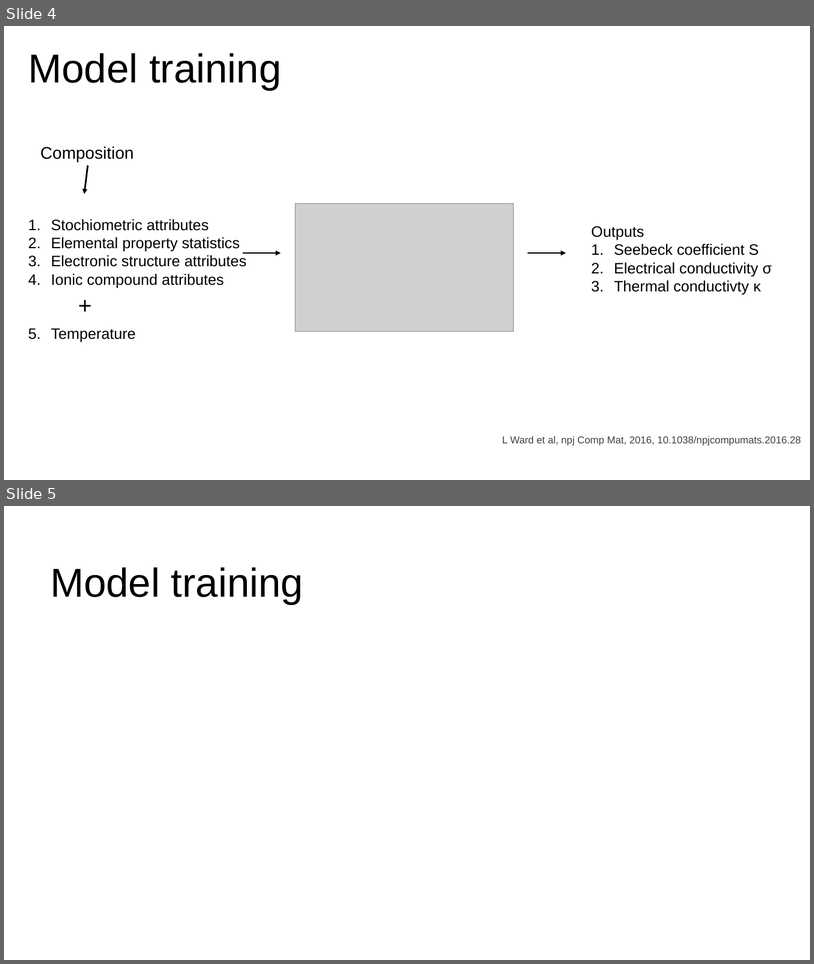
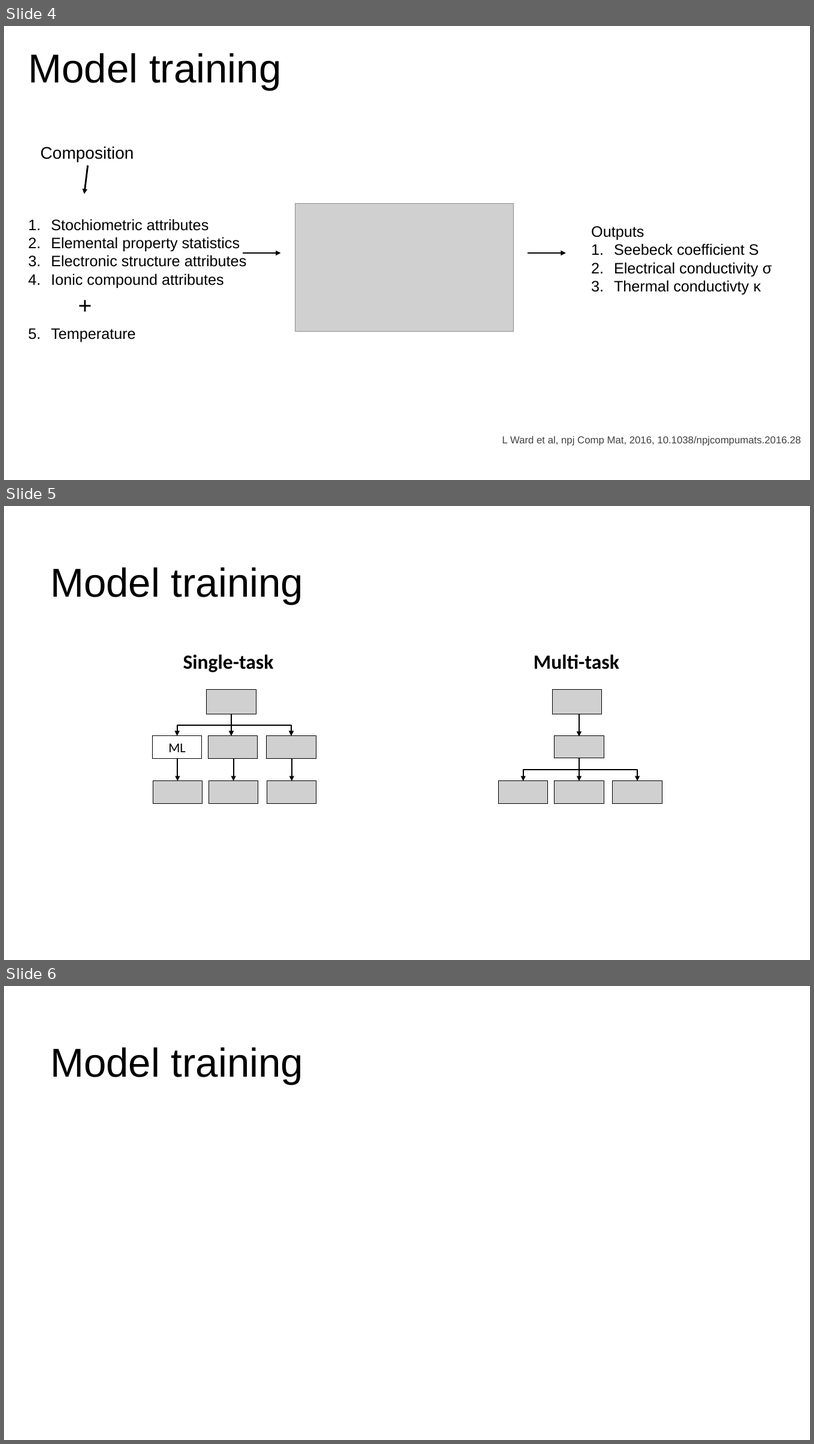
Before and after one commit to andrelowky/KRICT-ChemDX-Hackathon, a slide deck: KRICT hackathon.pptx. Shown one above the other, each under a label of ours: slides 4 and 5 before the commit, slides 4, 5 and 6 after it. The pictures are 814x964 and 814x1444 pixels, drawn with LibreOffice and Linux fonts; fonts in the diff are those of the drawing; grey boxes stand for pictures; background and template pictures are left out. Boxes give left, top, right and bottom in pixels: in the first picture for what was removed or moved away, otherwise in the second. Text is boxed around its words. In the diff, an @@ line names an element or a change of style, - is before the commit and + after.

```diff
--- a/KRICT hackathon.pptx
+++ b/KRICT hackathon.pptx
@@ slide 5 added at bbox=[4, 506, 810, 960], background #FFFFFF @@
@@ title added at bbox=[50, 567, 303, 604], 48 pt, text #000000 @@
+Model training
@@ text added at bbox=[183, 654, 274, 672], 24 pt, text #000000, bold @@
+Single-task
@@ text added at bbox=[534, 654, 620, 669], 24 pt, text #000000, bold @@
+Multi-task
@@ picture added at bbox=[207, 690, 256, 714] @@
@@ picture added at bbox=[552, 690, 602, 714] @@
@@ elbow arrow added from (231, 714) to (177, 736), #000000 1.5 pt @@
@@ arrow added from (231, 714) to (231, 736), #000000 1.5 pt @@
@@ elbow arrow added from (231, 714) to (291, 736), #000000 1.5 pt @@
@@ arrow added from (579, 714) to (579, 736), #000000 1.5 pt @@
@@ rectangle added at bbox=[153, 736, 203, 758], outline #000000 0.75 pt, 16 pt, text #000000 @@
+ML
@@ picture added at bbox=[209, 736, 258, 758] @@
@@ picture added at bbox=[267, 736, 316, 758] @@
@@ picture added at bbox=[555, 736, 605, 758] @@
@@ arrow added from (177, 758) to (177, 781), #000000 1.5 pt @@
@@ arrow added from (234, 758) to (234, 781), #000000 1.5 pt @@
@@ arrow added from (292, 758) to (292, 781), #000000 1.5 pt @@
@@ elbow arrow added from (579, 758) to (524, 781), #000000 1.5 pt @@
@@ arrow added from (579, 758) to (579, 781), #000000 1.5 pt @@
@@ elbow arrow added from (579, 758) to (638, 781), #000000 1.5 pt @@
@@ picture added at bbox=[153, 781, 203, 804] @@
@@ picture added at bbox=[209, 781, 258, 804] @@
@@ picture added at bbox=[267, 781, 317, 804] @@
@@ picture added at bbox=[499, 781, 548, 804] @@
@@ picture added at bbox=[555, 781, 605, 804] @@
@@ picture added at bbox=[613, 781, 663, 804] @@
@@ page number added at bbox=[704, 937, 770, 960], 10.7 pt, text #FFFFFF @@
+5
@@ what was slide 5 is now slide 6 @@
```
